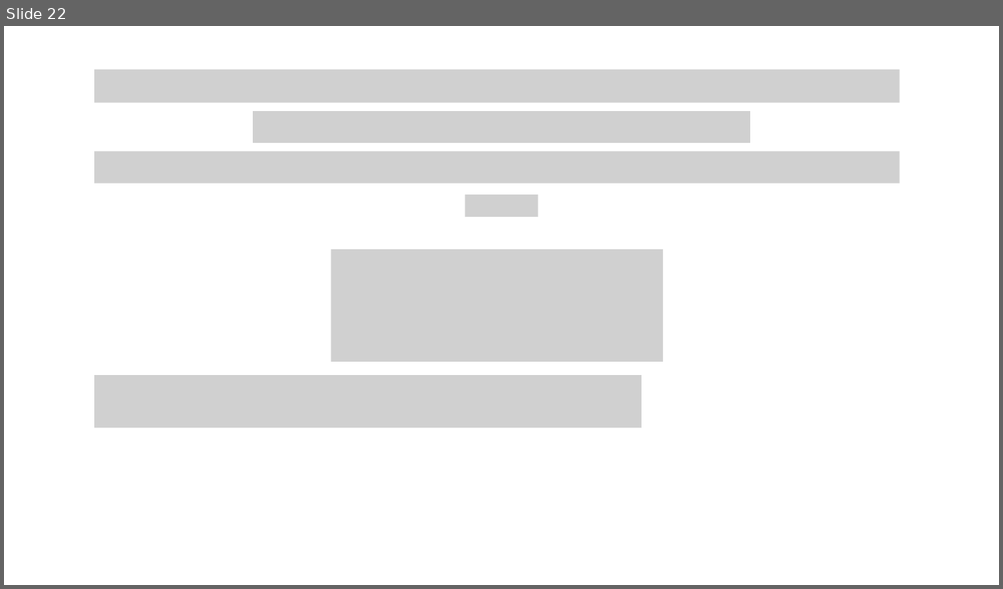
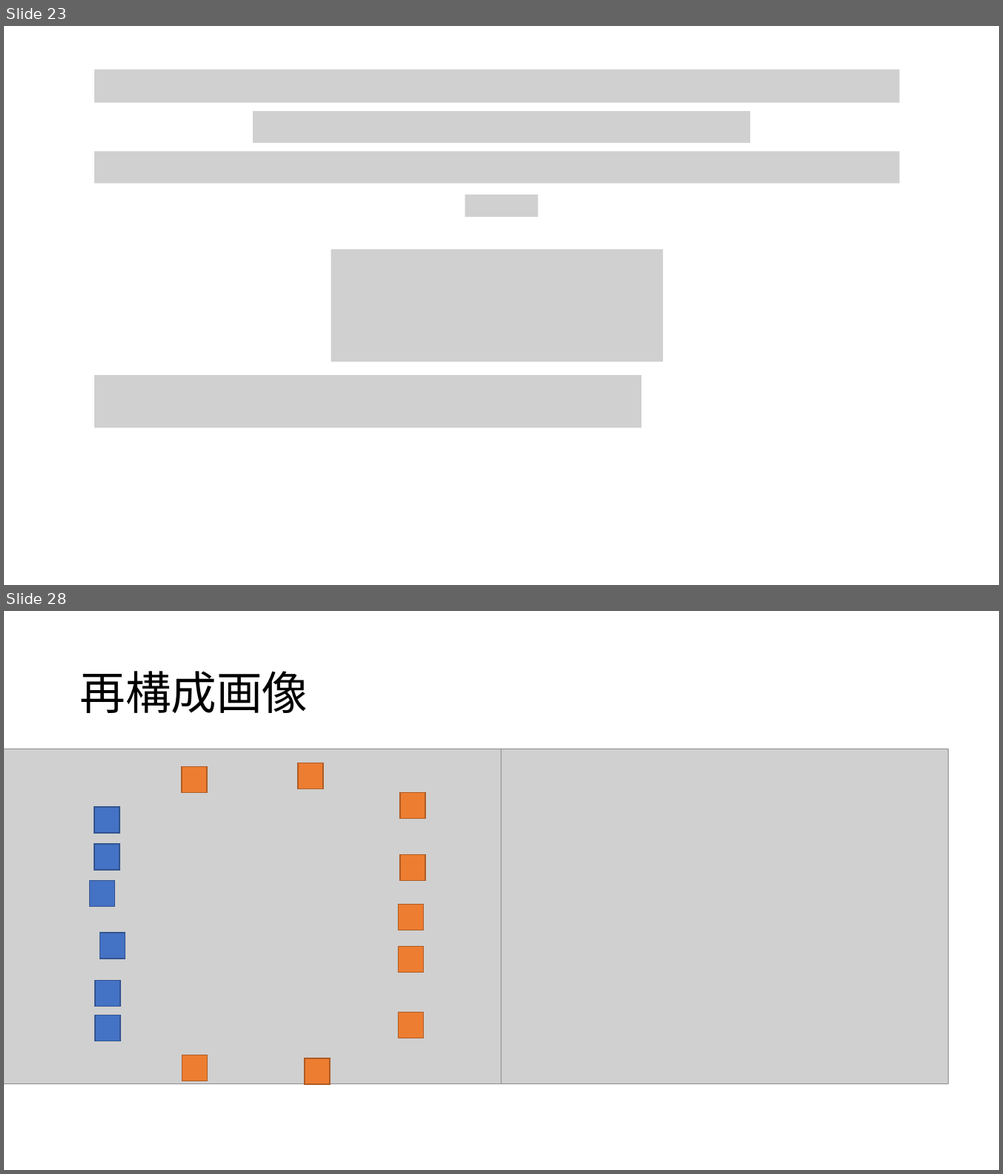
Before and after one commit to atuyoti/dot, a slide deck: slide/0519.pptx. Shown one above the other, each under a label of ours: slide 22 before the commit, slides 23 and 28 after it; the slides between them are not shown. The pictures are 1003x589 and 1003x1174 pixels, drawn with LibreOffice and Linux fonts; fonts in the diff are those of the drawing; grey boxes stand for pictures. Boxes give left, top, right and bottom in pixels: in the first picture for what was removed or moved away, otherwise in the second. Text is boxed around its words. In the diff, an @@ line names an element or a change of style, - is before the commit and + after.

```diff
--- a/slide/0519.pptx
+++ b/slide/0519.pptx
@@ slide 28 added at <box>4,611,999,1170</box>, background #FFFFFF @@
@@ title added at <box>79,671,307,713</box>, 44 pt, text #000000 @@
+再構成画像
@@ picture added at <box>4,749,541,1085</box> @@
@@ rectangle added at <box>298,763,324,789</box>, fill #ED7D31, outline #AF5C24 1 pt @@
@@ picture added at <box>502,749,948,1085</box> @@
@@ rectangle added at <box>182,767,207,793</box>, fill #ED7D31, outline #AF5C24 1 pt @@
@@ rectangle added at <box>94,807,119,833</box>, fill #4472C4, outline #325491 1 pt @@
@@ rectangle added at <box>400,792,426,818</box>, fill #ED7D31, outline #AF5C24 1 pt @@
@@ rectangle added at <box>94,844,119,870</box>, fill #4472C4, outline #325491 1 pt @@
@@ rectangle added at <box>400,855,426,881</box>, fill #ED7D31, outline #AF5C24 1 pt @@
@@ rectangle added at <box>90,881,115,907</box>, fill #4472C4, outline #325491 1 pt @@
@@ rectangle added at <box>398,904,424,931</box>, fill #ED7D31, outline #AF5C24 1 pt @@
@@ rectangle added at <box>99,934,125,960</box>, fill #4472C4, outline #325491 1 pt @@
@@ rectangle added at <box>398,947,424,973</box>, fill #ED7D31, outline #AF5C24 1 pt @@
@@ rectangle added at <box>95,981,120,1007</box>, fill #4472C4, outline #325491 1 pt @@
@@ rectangle added at <box>95,1015,120,1042</box>, fill #4472C4, outline #325491 1 pt @@
@@ rectangle added at <box>398,1012,424,1039</box>, fill #ED7D31, outline #AF5C24 1 pt @@
@@ rectangle added at <box>182,1056,208,1082</box>, fill #ED7D31, outline #AF5C24 1 pt @@
@@ rectangle added at <box>304,1059,330,1085</box>, fill #ED7D31, outline #AF5C24 1 pt @@
@@ what was slide 22 is now slide 23 @@
```
Also in this commit, not shown: 3 slides changed, 20 other slides added.
